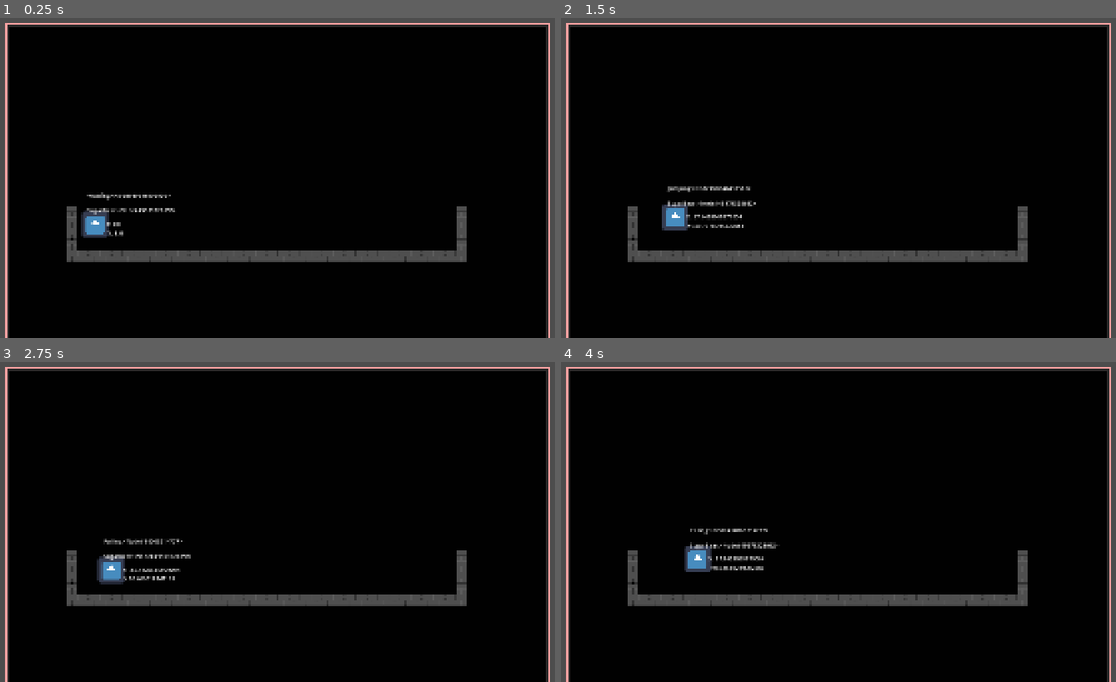
Above: before the commit, frames 1-4 (two rows, left to right).
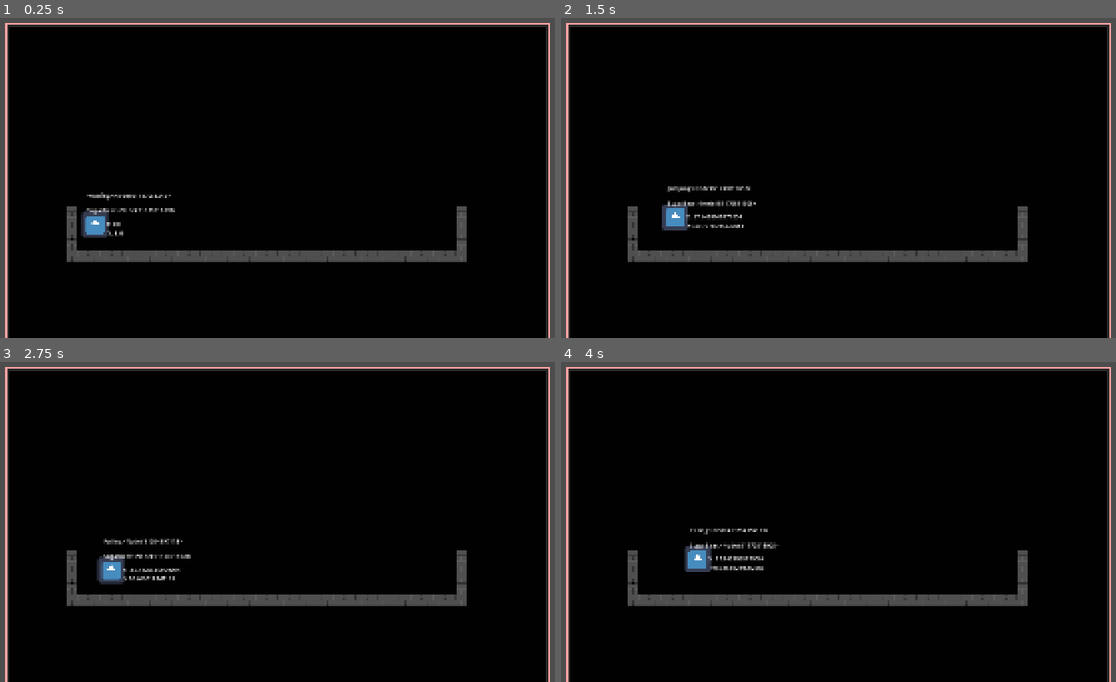
Above: after the commit, the same moments.

Repository: CamdenPix/GameOff-2026
Game: Godot game, scene res://scenes/main_game.tscn
Same seed, same stepped clock (60 frames per second), same inputs: the game is played once before the commit and once after it. The engine's default icon, where the game draws it, is replaced by a stand-in: a white triangle on a blue panel in a dark square.
Inputs:
- Up to frame 1 (0.25 s): no input
- Up to frame 2 (1.5 s): tap Enter at 0.5 s; hold D (move_right) from 0.53 s (still down); tap Space (jump) at 0.6, 0.77, 1.07 s; tap T at 1.35 s
- Up to frame 3 (2.75 s): tap Space (jump) at 1.52, 1.55, 1.82, 2.1 s; release D (move_right) at 2.03 s; hold A (move_left) from 2.03 s (still down)
- Up to frame 4 (4 s): release A (move_left) at 2.78 s; hold D (move_right) from 2.78 s (still down); tap T at 2.85 s; tap Space (jump) at 3.02, 3.05, 3.32, 3.6, 3.77 s

The runs differ from the first frame. In frame 1, less than 0.1% of the frame differs, in the area x 23-32%, y 55-61%; in frame 2, 0.1%; in frame 3, 0.1%, in the area x 26-35%, y 55-62%; in frame 4, less than 0.1%.

Commit message:
ok fuck it we ball. Look at bird and Sugar bear for how this project is going to work

Diff:
--- a/Scripts/Player/Bird/bird_state_machine.gd
+++ b/Scripts/Player/Bird/bird_state_machine.gd
@@ -1,10 +1,15 @@
 @icon("res://assets/animal-footprint-svgrepo-com.svg")
 
-extends ChildStateMachine
+class_name Bird extends ChildStateMachine
+
+
+@export var sugar_bear: SugarBear
 
 func animal_process_physics(delta:float) -> ChildStateMachine:
 	return
 func animal_process_input(event: InputEvent) -> ChildStateMachine:
+	if Input.is_action_just_pressed("down"):
+		return sugar_bear
 	return
 func animal_process_frame(delta: float ) -> ChildStateMachine:
 	return
--- a/Scripts/Player/Bird/falling.gd
+++ b/Scripts/Player/Bird/falling.gd
@@ -1,4 +1,6 @@
 extends FallingState
+
+@export var flapping_state: FlappingState
 
 func additional_exit_logic(newState: State) -> void:
 	return
@@ -9,4 +11,6 @@
 func additional_process_frame_logic(delta:float) -> State:
 	return
 func additional_process_input_logic(event: InputEvent) -> State:
+	if Input.is_action_just_pressed("jump"):
+		return flapping_state
 	return
--- a/Scripts/Player/Bird/flap_wing.gd
+++ b/Scripts/Player/Bird/flap_wing.gd
@@ -1,8 +1,9 @@
 @icon("res://assets/chip-svgrepo-com.svg")
 class_name FlappingState extends State
 
+@export var falling_state: FallingState
 func enter(oldState: State) -> void:
-
+	parent.velocity.y = -animal.Jump_Velocity
 	pass
 
 func exit(newState: State) -> void:
@@ -15,4 +16,9 @@
 	return null
 
 func process_physics(delta: float) -> State:
+	if parent.velocity.y + animal.Jump_Gravity * delta < 0:
+		parent.velocity.y += animal.Jump_Gravity * delta
+		#print(Jump_Gravity, parent.velocity)
+	else:
+		return falling_state
 	return null
--- a/Scripts/Player/Bird/jumping.gd
+++ b/Scripts/Player/Bird/jumping.gd
@@ -1,6 +1,6 @@
 extends JumpingState
 
-@export var Flapping: FlappingState
+@export var flapping_state : FlappingState
 
 func additional_exit_logic(newState: State) -> void:
 	return
@@ -11,4 +11,6 @@
 func additional_process_frame_logic(delta:float) -> State:
 	return
 func additional_process_input_logic(event: InputEvent) -> State:
+	if Input.is_action_just_pressed("jump"):
+		return flapping_state
 	return
--- a/Scripts/Player/SugarBear/sugar_bear_state_machine.gd
+++ b/Scripts/Player/SugarBear/sugar_bear_state_machine.gd
@@ -1,7 +1,8 @@
 @icon("res://assets/animal-footprint-svgrepo-com.svg")
 
-extends ChildStateMachine
-@export var Bird: ChildStateMachine
+class_name SugarBear extends ChildStateMachine
+@export var Bird: Bird
+
 func animal_process_physics(delta:float) -> ChildStateMachine:
 	return
 func animal_process_input(event: InputEvent) -> ChildStateMachine:
--- a/scenes/player.tscn
+++ b/scenes/player.tscn
@@ -56,16 +56,18 @@
 deactive_state = NodePath("DeactiveStateMachine")
 base_state = NodePath("SugarBear")
 
-[node name="Bird" type="Node" parent="ParentStateMachine" unique_id=1290409226 node_paths=PackedStringArray("debug_state_label", "starting_state", "deactive_state", "base_state")]
+[node name="Bird" type="Node" parent="ParentStateMachine" unique_id=1290409226 node_paths=PackedStringArray("sugar_bear", "debug_state_label", "starting_state", "deactive_state", "base_state")]
 script = ExtResource("2_g2els")
+sugar_bear = NodePath("../SugarBear")
 animal_resource = SubResource("Resource_qdonj")
 debug_state_label = NodePath("../../StateLabel")
 starting_state = NodePath("Jumping")
 deactive_state = NodePath("Idle")
 base_state = NodePath("Jumping")
 
-[node name="Flap Wing" type="Node" parent="ParentStateMachine/Bird" unique_id=1672023302]
+[node name="Flap Wing" type="Node" parent="ParentStateMachine/Bird" unique_id=1672023302 node_paths=PackedStringArray("falling_state")]
 script = ExtResource("7_ur7pv")
+falling_state = NodePath("../Falling")
 
 [node name="Walking" type="Node" parent="ParentStateMachine/Bird" unique_id=1249936798 node_paths=PackedStringArray("dashing_state", "jumping_state", "falling_state", "coyote_timer")]
 script = ExtResource("7_qfm1y")
@@ -84,13 +86,14 @@
 
 [node name="Timer" type="Timer" parent="ParentStateMachine/Bird/Landing" unique_id=183789261]
 
-[node name="Jumping" type="Node" parent="ParentStateMachine/Bird" unique_id=630225543 node_paths=PackedStringArray("Flapping", "falling_state")]
+[node name="Jumping" type="Node" parent="ParentStateMachine/Bird" unique_id=630225543 node_paths=PackedStringArray("flapping_state", "falling_state")]
 script = ExtResource("9_4r5pv")
-Flapping = NodePath("../Flap Wing")
+flapping_state = NodePath("../Flap Wing")
 falling_state = NodePath("../../SugarBear/Falling")
 
-[node name="Falling" type="Node" parent="ParentStateMachine/Bird" unique_id=1876470443 node_paths=PackedStringArray("landing_state")]
+[node name="Falling" type="Node" parent="ParentStateMachine/Bird" unique_id=1876470443 node_paths=PackedStringArray("flapping_state", "landing_state")]
 script = ExtResource("10_i4ail")
+flapping_state = NodePath("../Flap Wing")
 landing_state = NodePath("../Landing")
 
 [node name="Idle" type="Node" parent="ParentStateMachine/Bird" unique_id=556276015 node_paths=PackedStringArray("walking_state", "jumping_state")]
